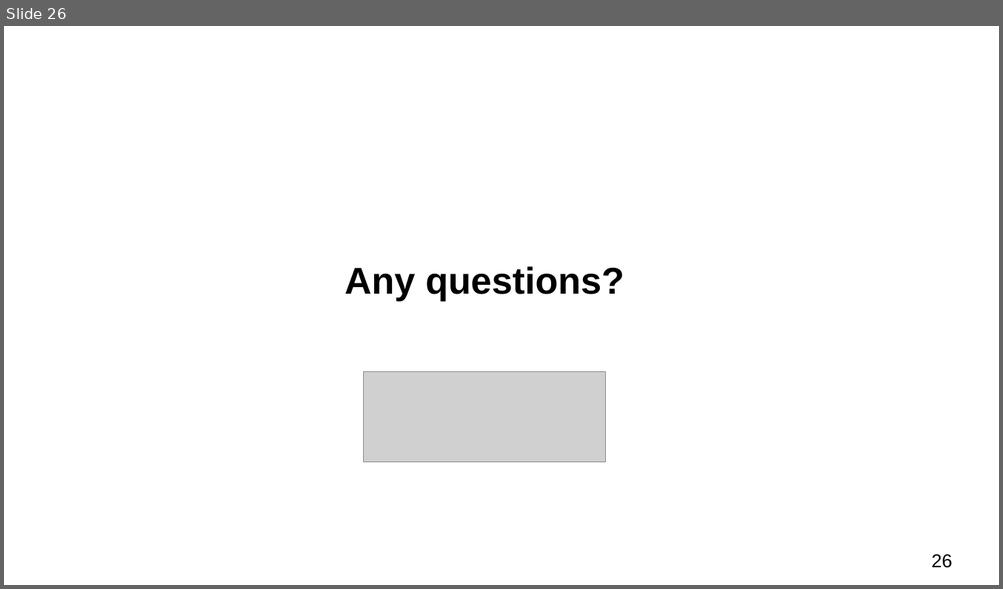
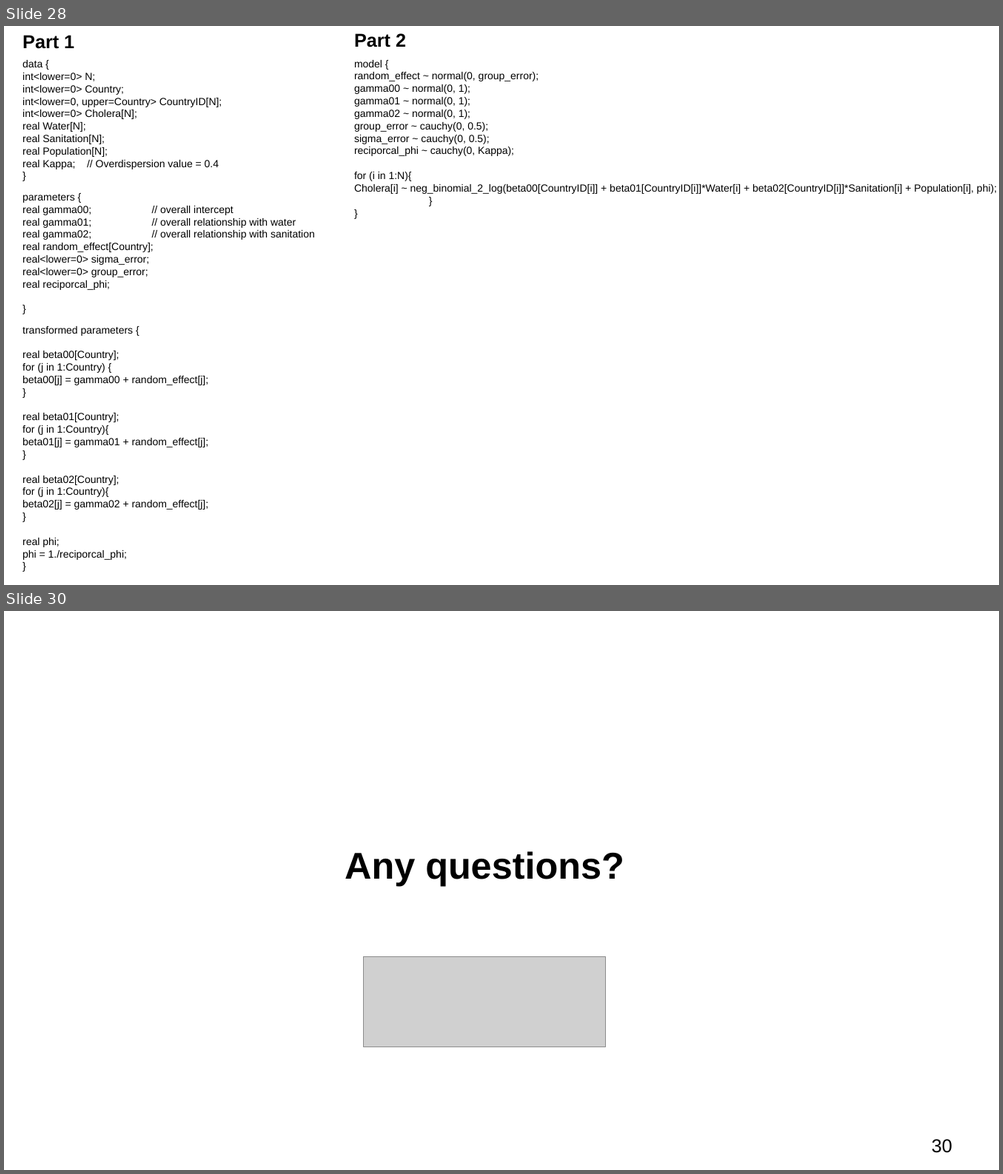
Before and after one commit to UCLPG-MSC-SGDS/GEOG0125, a slide deck: Lecture_notes_ppt/GEOG0125 Week 7 Lecture - Bayesian Hierarchical Models.pptx. Shown one above the other, each under a label of ours: slide 26 before the commit, slides 28 and 30 after it; the slides between them are not shown. The pictures are 1003x589 and 1003x1174 pixels, drawn with LibreOffice and Linux fonts; fonts in the diff are those of the drawing; grey boxes stand for pictures. Boxes give left, top, right and bottom in pixels: in the first picture for what was removed or moved away, otherwise in the second. Text is boxed around its words. In the diff, an @@ line names an element or a change of style, - is before the commit and + after.

Commit message:
Updated lecture slides

```diff
--- a/Lecture_notes_ppt/GEOG0125 Week 7 Lecture - Bayesian Hierarchical Models.pptx
+++ b/Lecture_notes_ppt/GEOG0125 Week 7 Lecture - Bayesian Hierarchical Models.pptx
@@ slide 28 added at (4,26,999,585), background #FFFFFF @@
@@ text added at (22,35,74,49), 18 pt, text #000000, bold @@
+Part 1
@@ text added at (354,33,406,47), 18 pt, text #000000, bold @@
+Part 2
@@ text added at (22,60,222,170), 10 pt, text #000000 @@
+data {
+int<lower=0> N;
+int<lower=0> Country;
+int<lower=0, upper=Country> CountryID[N];
+int<lower=0> Cholera[N];
+real Water[N];
+real Sanitation[N];
+real Population[N];
+real Kappa; // Overdispersion value = 0.4
+}
@@ text added at (354,60,996,194), 10 pt, text #000000 @@
+model {
+random_effect ~ normal(0, group_error);
+gamma00 ~ normal(0, 1);
+gamma01 ~ normal(0, 1);
+gamma02 ~ normal(0, 1);
+group_error ~ cauchy(0, 0.5);
+sigma_error ~ cauchy(0, 0.5);
+reciporcal_phi ~ cauchy(0, Kappa);
+for (i in 1:N){
+Cholera[i] ~ neg_binomial_2_log(beta00[CountryID[i]] + beta01[CountryID[i]]*Water[i] + beta02[CountryID[i]]*Sanitation[i] + Population[i], phi);
+}
+}
@@ text added at (22,194,315,290), 10 pt, text #000000 @@
+parameters {
+real gamma00; // overall intercept
+real gamma01; // overall relationship with water
+real gamma02; // overall relationship with sanitation
+real random_effect[Country];
+real<lower=0> sigma_error;
+real<lower=0> group_error;
+real reciporcal_phi;
+}
@@ text added at (22,326,209,560), 10 pt, text #000000 @@
+transformed parameters {
+real beta00[Country];
+for (j in 1:Country) {
+beta00[j] = gamma00 + random_effect[j];
+}
+real beta01[Country];
+for (j in 1:Country){
+beta01[j] = gamma01 + random_effect[j];
+}
+real beta02[Country];
+for (j in 1:Country){
+beta02[j] = gamma02 + random_effect[j];
+}
+real phi;
+phi = 1./reciporcal_phi;
+}
@@ what was slide 26 is now slide 30 @@
@@ page number at (931,1139,952,1153): text changed @@
-26
+30
```
Also in this commit, not shown: 3 other slides added, 2 other files.
